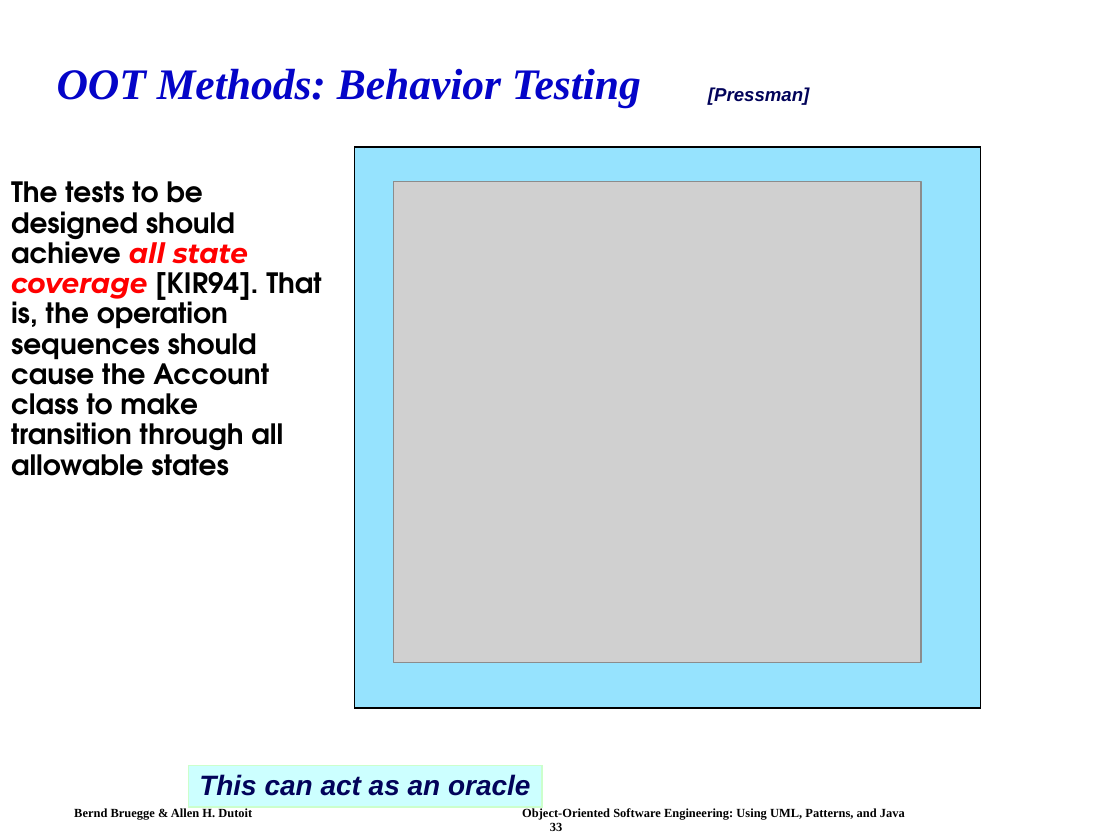
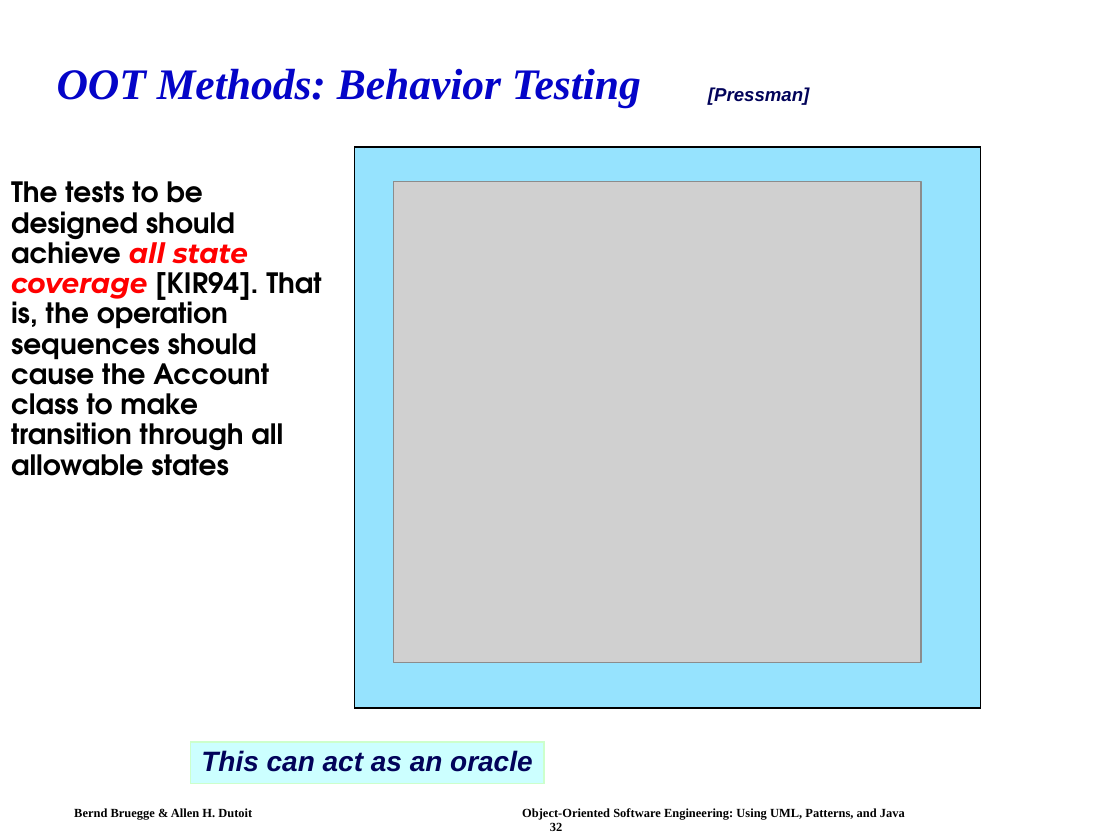
Before and after one commit to swtv-kaist/cs350-fall25, a slide deck: slide 32 of slides/lec21-ch11-testing-OOSE.ppt (slide 33 before the commit). Drawn at 1120x840 pixels with LibreOffice and Linux fonts; fonts in the diff are those of the drawing; grey boxes stand for pictures. Boxes give left, top, right and bottom in pixels: in the first picture for what was removed or moved away, otherwise in the second. Text is boxed around its words. In the diff, an @@ line names an element or a change of style, - is before the commit and + after.

```diff
--- a/slides/lec21-ch11-testing-OOSE.ppt
+++ b/slides/lec21-ch11-testing-OOSE.ppt
@@ rectangle "This can act as an ...": place and size @@
-rectangle "This can act as an ..." at <box>188,765,542,806</box>
+rectangle "This can act as an ..." at <box>190,741,544,783</box>
@@ text at <box>74,808,905,831</box>: text changed @@
-Bernd Bruegge & Allen H. Dutoit Object-Oriented Software Engineering: Using UML, Patterns, and Java 33
+Bernd Bruegge & Allen H. Dutoit Object-Oriented Software Engineering: Using UML, Patterns, and Java 32
```
Also in this commit, not shown: 9 other slides changed, 1 slide removed, 1 other file.
